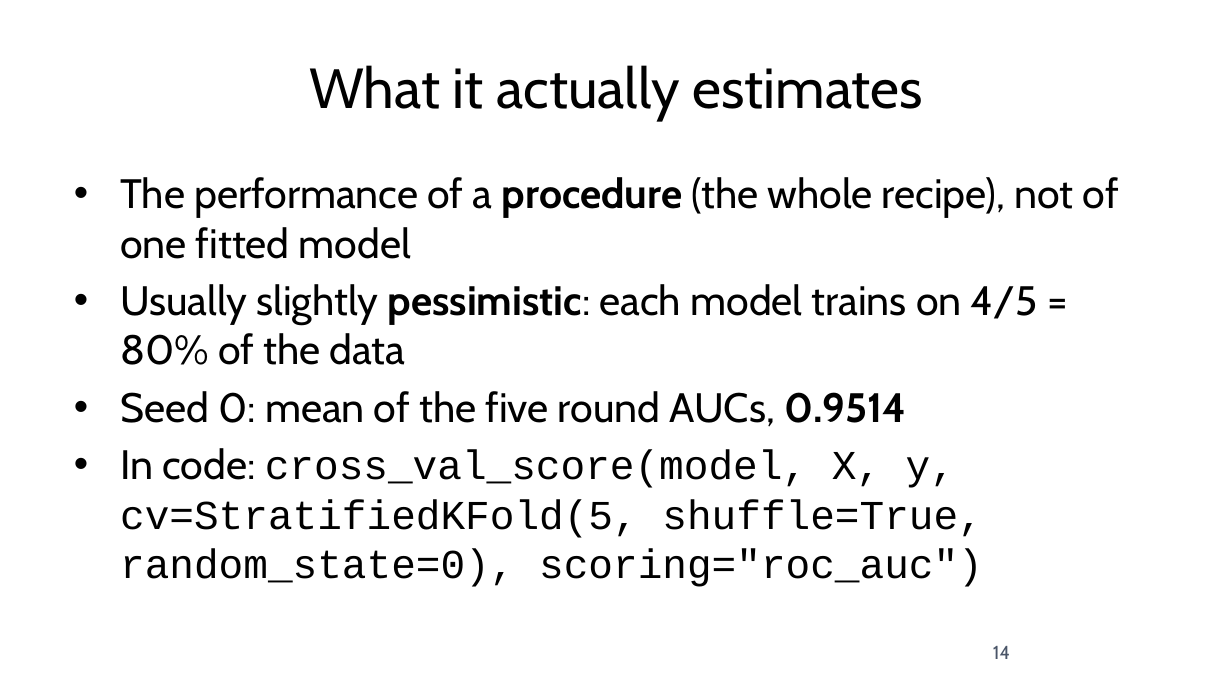
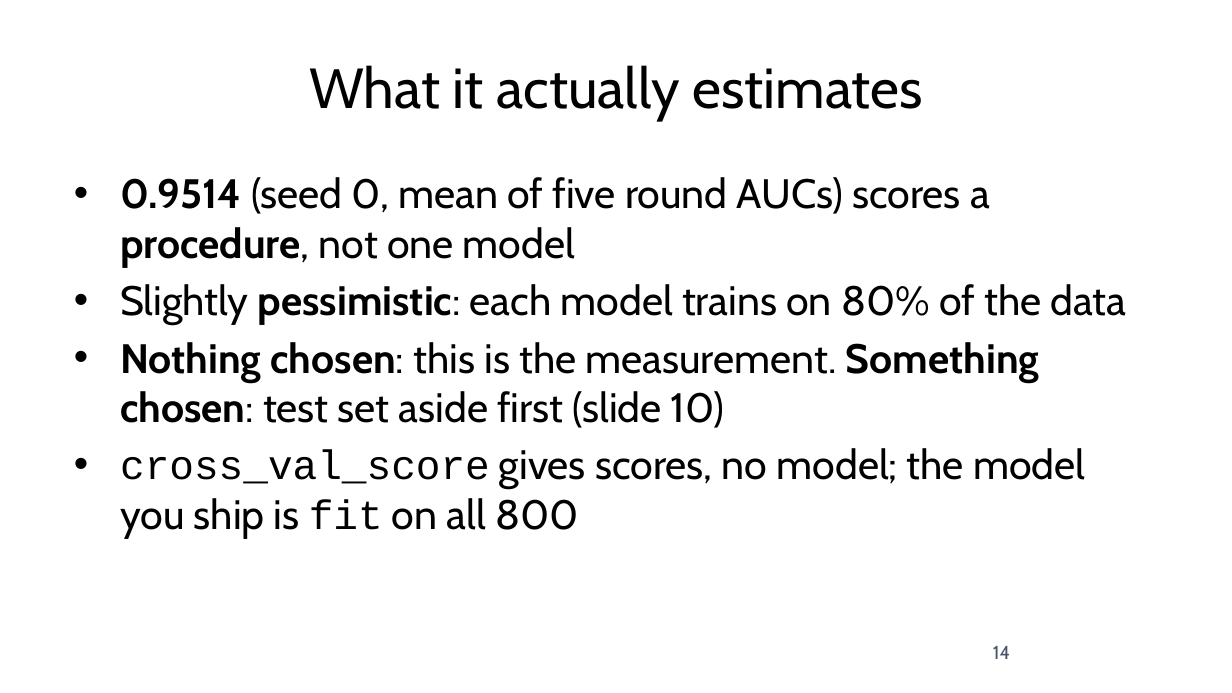
Before and after one commit to fabioantonini/technologies-for-artificial-intelligence, a slide deck: slide 14 of Lessons/05_experimental_methodology/Slides/experimental_methodology_slides.pptx. Drawn at 1232x693 pixels with LibreOffice and Linux fonts; fonts in the diff are those of the drawing; background and template pictures are left out. Boxes give left, top, right and bottom in pixels: in the first picture for what was removed or moved away, otherwise in the second. Text is boxed around its words. In the diff, an @@ line names an element or a change of style, - is before the commit and + after.

```diff
--- a/Lessons/05_experimental_methodology/Slides/experimental_methodology_slides.pptx
+++ b/Lessons/05_experimental_methodology/Slides/experimental_methodology_slides.pptx
@@ text at <box>120,177,1127,539</box>: text changed @@
-• The performance of a procedure (the whole recipe), not of one fitted model
-• Usually slightly pessimistic: each model trains on 4/5 = 80% of the data
-• Seed 0: mean of the five round AUCs, 0.9514
-• In code: cross_val_score(model, X, y, cv=StratifiedKFold(5, shuffle=True, random_state=0), scoring="roc_auc")
+• 0.9514 (seed 0, mean of five round AUCs) scores a procedure, not one model
+• Slightly pessimistic: each model trains on 80% of the data
+• Nothing chosen: this is the measurement. Something chosen: test set aside first (slide 10)
+• cross_val_score gives scores, no model; the model you ship is fit on all 800
```
Also in this commit, not shown: 27 other slides changed, 21 other files.
